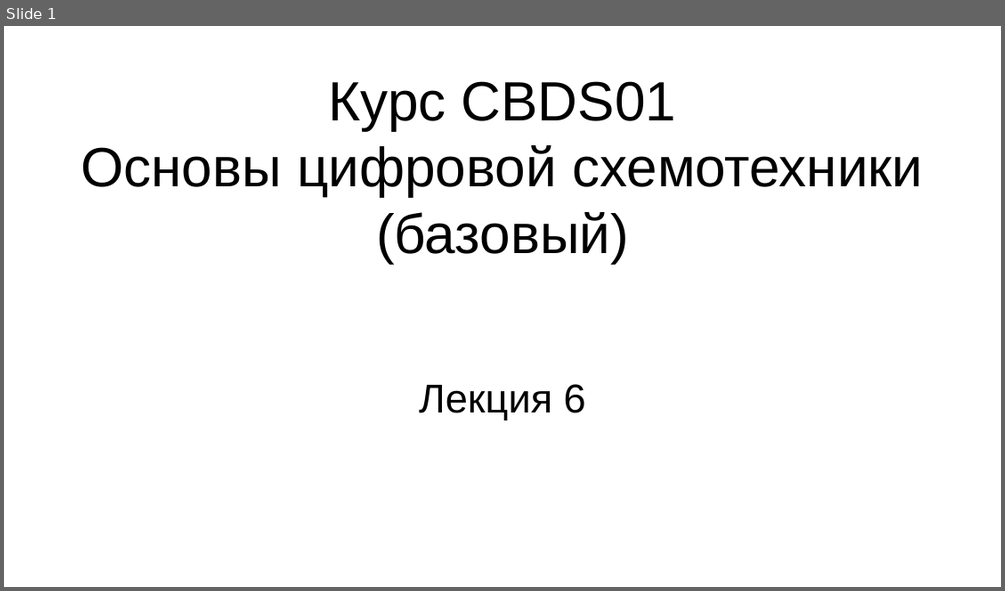
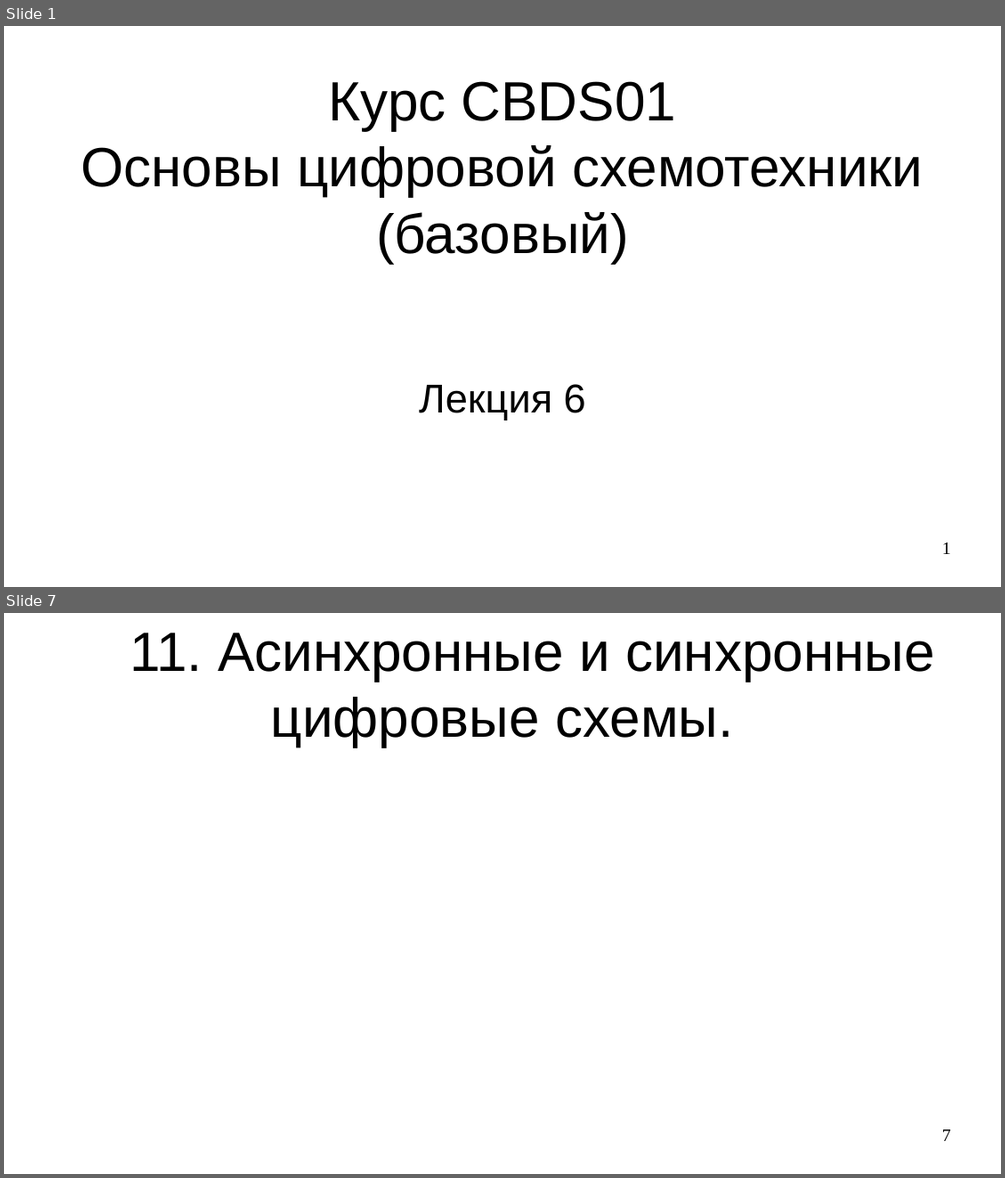
Before and after one commit to steelcraft/stud-lab, a slide deck: Лекции/СBDS01#L6.odp. Shown one above the other, each under a label of ours: slide 1 before the commit, slides 1 and 7 after it; the slides between them are not shown. The pictures are 1005x591 and 1005x1178 pixels, drawn with LibreOffice and Linux fonts; fonts in the diff are those of the drawing. Boxes give left, top, right and bottom in pixels: in the first picture for what was removed or moved away, otherwise in the second. Text is boxed around its words. In the diff, an @@ line names an element or a change of style, - is before the commit and + after.

```diff
--- a/Лекции/СBDS01#L6.odp
+++ b/Лекции/СBDS01#L6.odp
@@ slide 7 added at bbox=[4, 613, 1001, 1174], background #FFFFFF @@
@@ title added at bbox=[129, 633, 935, 747], 44 pt, text #000000 @@
+11. Асинхронные и синхронные цифровые схемы.
@@ page number added at bbox=[942, 1129, 951, 1141], 14 pt, text #000000 @@
+7
@@ slide 1 changed as well @@
@@ page number added at bbox=[942, 542, 951, 554], 14 pt, text #000000 @@
+1
```
Also in this commit, not shown: 5 other slides added.
